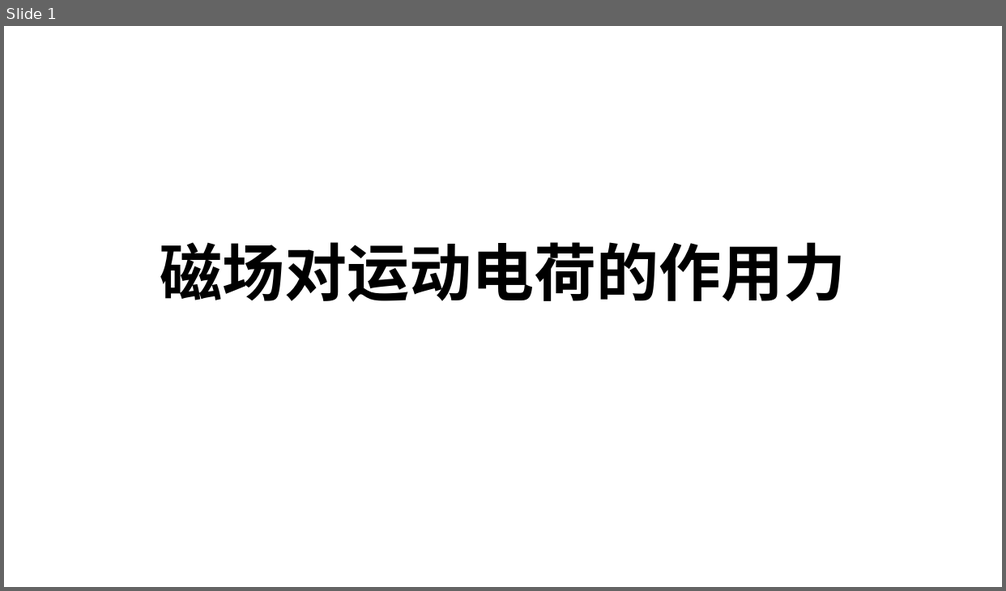
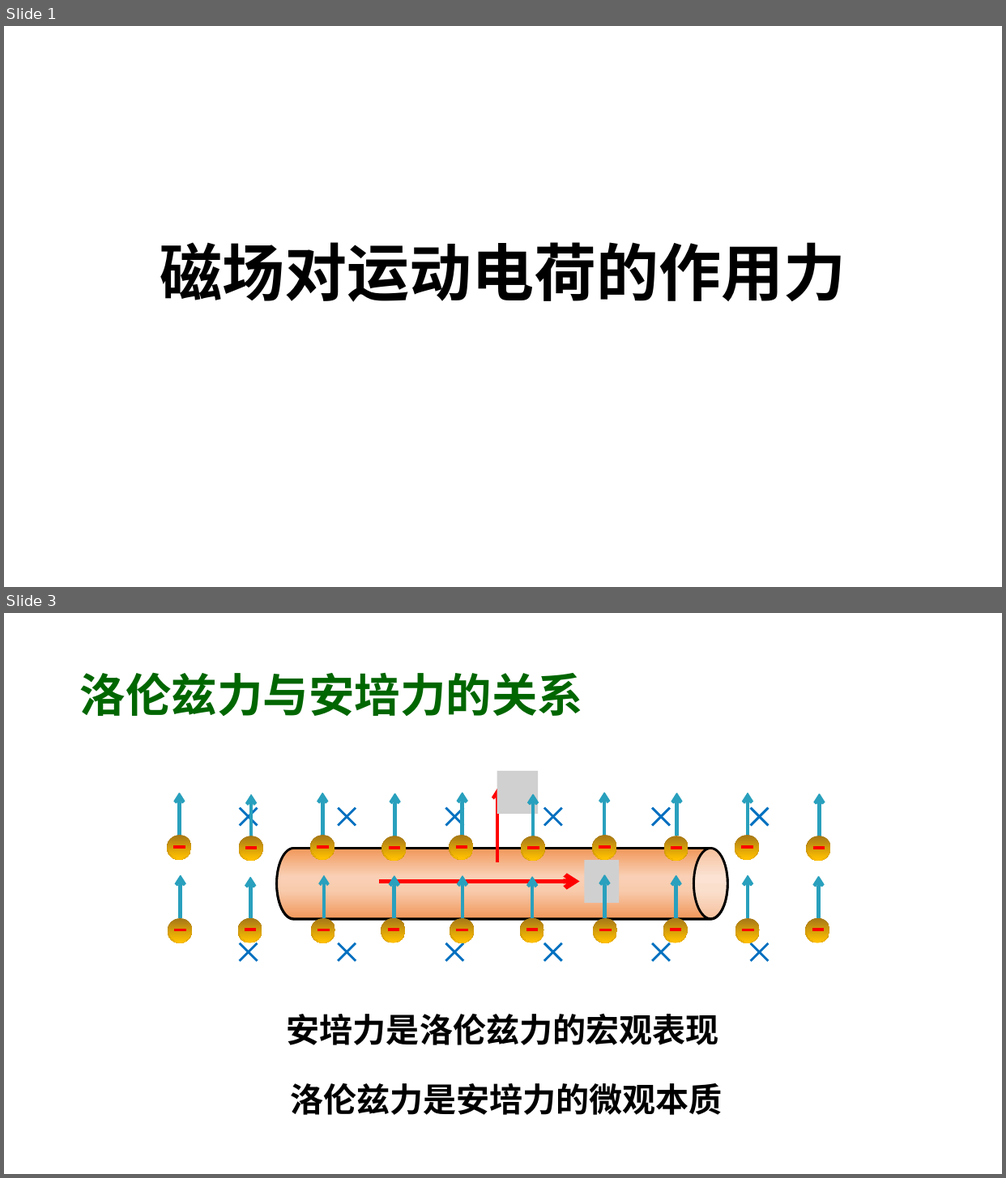
Before and after one commit to broshu/lab, a slide deck: ppt/磁场对运动电荷的作用力.pptx. Shown one above the other, each under a label of ours: slide 1 before the commit, slides 1 and 3 after it; the slides between them are not shown. The pictures are 1006x591 and 1006x1178 pixels, drawn with LibreOffice and Linux fonts; fonts in the diff are those of the drawing; grey boxes stand for pictures. Boxes give left, top, right and bottom in pixels: in the first picture for what was removed or moved away, otherwise in the second. Text is boxed around its words. In the diff, an @@ line names an element or a change of style, - is before the commit and + after.

```diff
--- a/ppt/磁场对运动电荷的作用力.pptx
+++ b/ppt/磁场对运动电荷的作用力.pptx
@@ slide 3 added at box(4, 613, 1002, 1174), background #FFFFFF @@
@@ title added at box(80, 672, 583, 716), 44 pt, text #006600, bold @@
+洛伦兹力与安培力的关系
@@ picture added at box(497, 771, 539, 814) @@
@@ arrow added from (497, 862) to (497, 789), #FF0000 3 pt @@
@@ cylinder added at box(276, 849, 727, 919), fill gradient #F1975A to #F9D0B5 to #F8CBAD, outline #000000 2.25 pt @@
@@ cylinder added at box(276, 848, 727, 918), fill gradient #F1975A to #F9D0B5 to #F8CBAD, outline #000000 2.25 pt @@
@@ picture added at box(584, 860, 619, 903) @@
@@ group added at box(167, 793, 829, 943): 20 ellipses, 20 lines, 19 arrows @@
@@ group added at box(168, 793, 830, 943): 20 ellipses, 20 lines, 20 arrows @@
@@ arrow added from (379, 882) to (580, 882), #FF0000 4.5 pt @@
@@ group added at box(167, 835, 829, 943): 20 ellipses, 20 lines @@
@@ group added at box(168, 835, 830, 942): 20 ellipses, 20 lines @@
@@ group added at box(240, 807, 769, 961): 24 lines @@
@@ text added at box(287, 1014, 719, 1046), 32 pt, text #000000, bold @@
+安培力是洛伦兹力的宏观表现
@@ text added at box(290, 1084, 722, 1115), 32 pt, text #000000, bold @@
+洛伦兹力是安培力的微观本质
```
Also in this commit, not shown: 11 other slides added.
